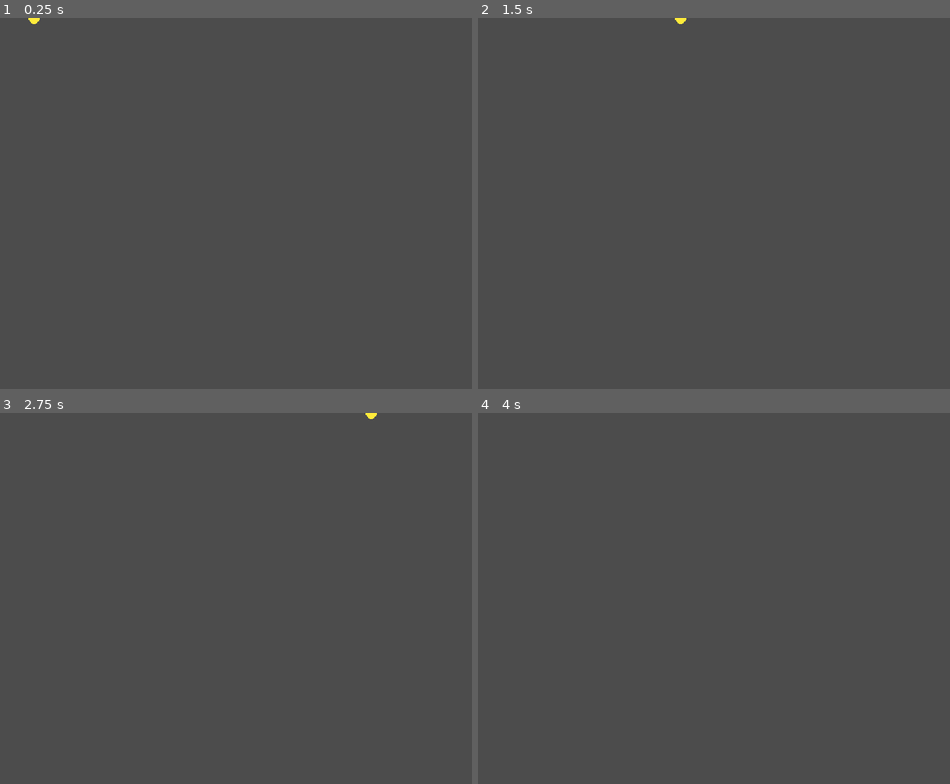
Above: before the commit, frames 1-4 (two rows, left to right).
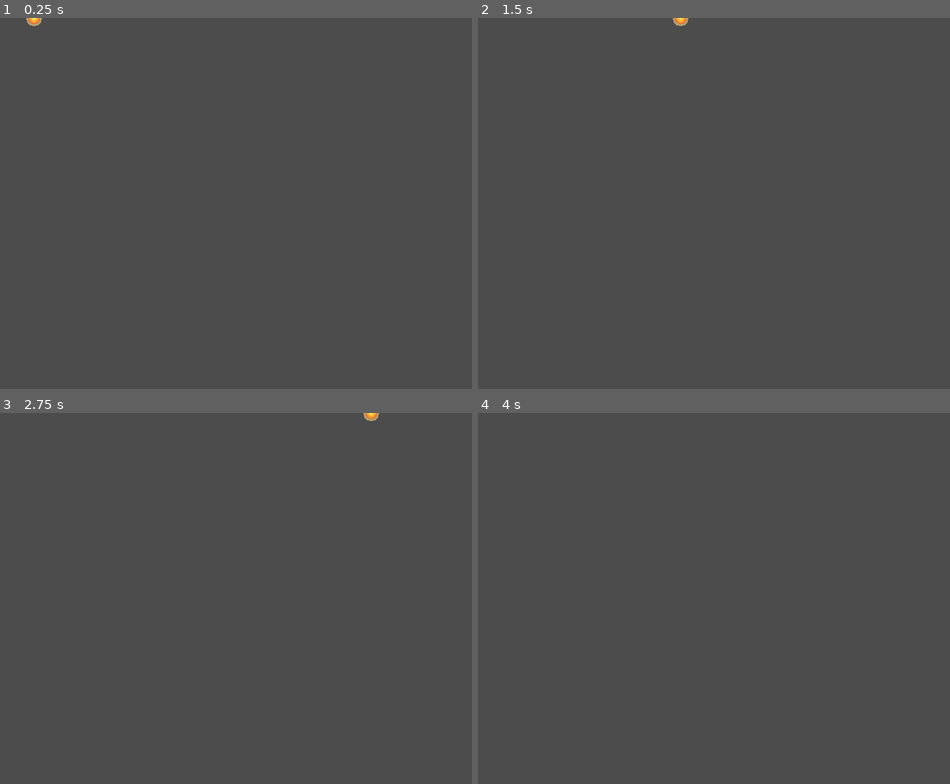
Above: after the commit, the same moments.

Repository: Liamx220/MiniJam76
Game: Godot game, scene res://enemy.tscn
Same seed, same stepped clock (60 frames per second), same inputs: the game is played once before the commit and once after it. This scene is started directly instead of the project's main scene.
Inputs:
- Up to frame 1 (0.25 s): no input
- Up to frame 2 (1.5 s): hold D (right) 0.53-1.28 s; hold A (left) from 1.28 s (still down)
- Up to frame 3 (2.75 s): release A (left) at 2.03 s; hold D (right) from 2.03 s (still down)
- Up to frame 4 (4 s): release D (right) at 3.53 s; hold A (left) from 3.53 s (still down)

The runs differ from the first frame. In frame 1, less than 0.1% of the frame differs, in the area x 5-9%, y 0-3%; in frame 2, less than 0.1%; in frame 3, less than 0.1%; in frame 4, nothing differs.

Commit message:
re-added sprites

Diff:
--- a/MiniJam76/MiniJam76/Main.tscn
+++ b/MiniJam76/MiniJam76/Main.tscn
@@ -9,25 +9,46 @@
 [ext_resource path="res://Main.gd" type="Script" id=7]
 [ext_resource path="res://Display.gd" type="Script" id=8]
 [ext_resource path="res://PressStart2P-Regular.ttf" type="DynamicFontData" id=9]
-[ext_resource path="res://pauseMenu.gd" type="Script" id=10]
+[ext_resource path="res://Sprites/stopwatch.png" type="Texture" id=10]
+[ext_resource path="res://Sprites/rad_bar_fill.png" type="Texture" id=11]
+[ext_resource path="res://Sprites/rad_bar_background.png" type="Texture" id=12]
+[ext_resource path="res://Sprites/radiation_symbol.png" type="Texture" id=13]
+[ext_resource path="res://Sprites/satellite_hit.png" type="Texture" id=14]
 
 [sub_resource type="RectangleShape2D" id=1]
 extents = Vector2( 8.29504, 17.9775 )
 
-[sub_resource type="AtlasTexture" id=2]
+[sub_resource type="AtlasTexture" id=12]
 atlas = ExtResource( 2 )
-region = Rect2( 0, 0, 31, 16 )
+region = Rect2( 0, 0, 35, 25 )
 
-[sub_resource type="AtlasTexture" id=3]
+[sub_resource type="AtlasTexture" id=13]
 atlas = ExtResource( 2 )
-region = Rect2( 31, 0, 31, 16 )
+region = Rect2( 35, 0, 35, 25 )
+
+[sub_resource type="AtlasTexture" id=9]
+atlas = ExtResource( 14 )
+region = Rect2( 0, 0, 37, 25 )
+
+[sub_resource type="AtlasTexture" id=10]
+atlas = ExtResource( 14 )
+region = Rect2( 37, 0, 37, 25 )
+
+[sub_resource type="AtlasTexture" id=11]
+atlas = ExtResource( 14 )
+region = Rect2( 74, 0, 37, 25 )
 
 [sub_resource type="SpriteFrames" id=4]
 animations = [ {
-"frames": [ SubResource( 2 ), SubResource( 3 ) ],
+"frames": [ SubResource( 12 ), SubResource( 13 ) ],
 "loop": true,
-"name": "default",
+"name": "blink",
 "speed": 1.0
+}, {
+"frames": [ SubResource( 9 ), SubResource( 10 ), SubResource( 11 ) ],
+"loop": false,
+"name": "hit",
+"speed": 5.0
 } ]
 
 [sub_resource type="RectangleShape2D" id=5]
@@ -37,18 +58,8 @@
 size = 50
 font_data = ExtResource( 9 )
 
-[sub_resource type="DynamicFont" id=7]
-size = 38
-font_data = ExtResource( 9 )
-
-[sub_resource type="DynamicFont" id=8]
-size = 91
-font_data = ExtResource( 9 )
-
 [node name="Node2D" type="Node2D"]
 script = ExtResource( 7 )
-
-[node name="spawner" parent="." instance=ExtResource( 6 )]
 
 [node name="background" type="Sprite" parent="."]
 position = Vector2( 463.215, 273.228 )
@@ -57,6 +68,8 @@
 
 [node name="earth" parent="." instance=ExtResource( 1 )]
 position = Vector2( 655.597, 188.922 )
+
+[node name="spawner" parent="." instance=ExtResource( 6 )]
 
 [node name="satellite" type="KinematicBody2D" parent="." groups=[
 "player",
@@ -71,14 +84,15 @@
 shape = SubResource( 1 )
 
 [node name="Sprite" type="AnimatedSprite" parent="satellite"]
-position = Vector2( -163.586, 1.21353 )
+position = Vector2( -168.731, 1.21353 )
 rotation = -1.5708
 scale = Vector2( 1.238, 1.238 )
 frames = SubResource( 4 )
+animation = "blink"
+frame = 1
 playing = true
 
 [node name="Area2D" type="Area2D" parent="satellite"]
-position = Vector2( 0, 2.57138 )
 
 [node name="CollisionShape2D" type="CollisionShape2D" parent="satellite/Area2D"]
 position = Vector2( -161.437, 0.429047 )
@@ -86,78 +100,45 @@
 
 [node name="Node2D" parent="." instance=ExtResource( 4 )]
 
-[node name="Timer" type="Timer" parent="."]
+[node name="Control" type="Control" parent="."]
+margin_top = 422.0
+margin_right = 950.0
+margin_bottom = 547.0
+__meta__ = {
+"_edit_use_anchors_": false
+}
 
-[node name="Display" type="Label" parent="."]
-margin_left = 5.90991
-margin_top = 464.837
-margin_right = 345.909
-margin_bottom = 549.837
+[node name="timer text" type="Label" parent="."]
+margin_left = 122.793
+margin_top = 448.436
+margin_right = 192.793
+margin_bottom = 533.437
 custom_fonts/font = SubResource( 6 )
-text = "Time"
+text = "0"
+align = 1
+valign = 1
 script = ExtResource( 8 )
 __meta__ = {
 "_edit_use_anchors_": false
 }
 
-[node name="pauseMenu" type="Control" parent="."]
-visible = false
-light_mask = 2
-margin_top = 422.0
-margin_right = 701.0
-margin_bottom = 547.0
-script = ExtResource( 10 )
-__meta__ = {
-"_edit_use_anchors_": false
-}
+[node name="timer sprite" type="Sprite" parent="."]
+position = Vector2( 80.8754, 484.612 )
+scale = Vector2( 2.99809, 2.99809 )
+texture = ExtResource( 10 )
 
-[node name="background2" type="Sprite" parent="pauseMenu"]
-visible = false
-position = Vector2( 463.215, -148.772 )
-scale = Vector2( 2.9505, 3.14692 )
-texture = ExtResource( 3 )
+[node name="Timer" type="Timer" parent="."]
 
-[node name="Button" type="Button" parent="pauseMenu"]
-pause_mode = 2
-anchor_left = 0.5
-anchor_top = 0.5
-anchor_right = 0.5
-anchor_bottom = 0.5
-margin_left = -144.0
-margin_top = -350.232
-margin_right = 144.0
-margin_bottom = -247.232
-custom_fonts/font = SubResource( 7 )
-text = "Unpause"
+[node name="rad_bar_background" type="Sprite" parent="."]
+position = Vector2( 542.42, 484.612 )
+scale = Vector2( 2.90423, 2.90423 )
+texture = ExtResource( 12 )
 
-[node name="Button2" type="Button" parent="pauseMenu"]
-pause_mode = 2
-anchor_left = 0.5
-anchor_top = 0.5
-anchor_right = 0.5
-anchor_bottom = 0.5
-margin_left = -144.0
-margin_top = -223.096
-margin_right = 144.0
-margin_bottom = -120.096
-custom_fonts/font = SubResource( 7 )
-text = "Quit"
+[node name="rad_bar_fill" type="Sprite" parent="rad_bar_background"]
+texture = ExtResource( 11 )
 
-[node name="Label" type="Label" parent="pauseMenu"]
-anchor_left = 0.5
-anchor_top = 0.5
-anchor_right = 0.5
-anchor_bottom = 0.5
-margin_left = -273.0
-margin_top = -458.566
-margin_right = 273.0
-margin_bottom = -367.566
-custom_fonts/font = SubResource( 8 )
-text = "Paused"
-align = 1
-__meta__ = {
-"_edit_use_anchors_": false
-}
+[node name="radiation_symbol" type="Sprite" parent="rad_bar_background"]
+position = Vector2( -39.2316, 0 )
+texture = ExtResource( 13 )
 [connection signal="area_entered" from="satellite/Area2D" to="satellite" method="_on_Area2D_area_entered"]
 [connection signal="timeout" from="Timer" to="." method="_on_Timer_timeout"]
-[connection signal="pressed" from="pauseMenu/Button" to="pauseMenu" method="_on_Button_pressed"]
--- a/MiniJam76/MiniJam76/enemy.tscn
+++ b/MiniJam76/MiniJam76/enemy.tscn
@@ -1,14 +1,15 @@
 [gd_scene load_steps=5 format=2]
 
-[ext_resource path="res://sun_placeHolder.png" type="Texture" id=1]
+[ext_resource path="res://Sprites/sunray.png" type="Texture" id=1]
 [ext_resource path="res://enemy.gd" type="Script" id=2]
 
-[sub_resource type="CircleShape2D" id=2]
+[sub_resource type="CircleShape2D" id=3]
 radius = 16.148
 
-[sub_resource type="RectangleShape2D" id=1]
+[sub_resource type="RectangleShape2D" id=2]
 
 [node name="enemy" type="KinematicBody2D"]
+scale = Vector2( 1.62128, 1.62128 )
 script = ExtResource( 2 )
 
 [node name="Area2D" type="Area2D" parent="." groups=[
@@ -18,12 +19,12 @@
 [node name="CollisionShape2D" type="CollisionShape2D" parent="Area2D" groups=[
 "enemy",
 ]]
-shape = SubResource( 2 )
+shape = SubResource( 3 )
 
 [node name="Sprite" type="Sprite" parent="."]
-scale = Vector2( 0.0828639, 0.0828639 )
+scale = Vector2( 0.692021, 0.692021 )
 texture = ExtResource( 1 )
 
 [node name="CollisionShape2D" type="CollisionShape2D" parent="."]
-shape = SubResource( 1 )
+shape = SubResource( 2 )
 [connection signal="area_entered" from="Area2D" to="." method="_on_Area2D_area_entered"]
--- a/MiniJam76/MiniJam76/main.tscn
+++ b/MiniJam76/MiniJam76/main.tscn
@@ -1,8 +1,144 @@
-[gd_scene load_steps=2 format=2]
+[gd_scene load_steps=24 format=2]
 
-[ext_resource path="res://sun.tscn" type="PackedScene" id=1]
+[ext_resource path="res://earth.tscn" type="PackedScene" id=1]
+[ext_resource path="res://Sprites/satellite_blink.png" type="Texture" id=2]
+[ext_resource path="res://Sprites/background.png" type="Texture" id=3]
+[ext_resource path="res://sun.tscn" type="PackedScene" id=4]
+[ext_resource path="res://player.gd" type="Script" id=5]
+[ext_resource path="res://spawner.tscn" type="PackedScene" id=6]
+[ext_resource path="res://Main.gd" type="Script" id=7]
+[ext_resource path="res://Display.gd" type="Script" id=8]
+[ext_resource path="res://PressStart2P-Regular.ttf" type="DynamicFontData" id=9]
+[ext_resource path="res://Sprites/stopwatch.png" type="Texture" id=10]
+[ext_resource path="res://Sprites/rad_bar_fill.png" type="Texture" id=11]
+[ext_resource path="res://Sprites/rad_bar_background.png" type="Texture" id=12]
+[ext_resource path="res://Sprites/radiation_symbol.png" type="Texture" id=13]
+[ext_resource path="res://Sprites/satellite_hit.png" type="Texture" id=14]
+
+[sub_resource type="RectangleShape2D" id=1]
+extents = Vector2( 8.29504, 17.9775 )
+
+[sub_resource type="AtlasTexture" id=12]
+atlas = ExtResource( 2 )
+region = Rect2( 0, 0, 35, 25 )
+
+[sub_resource type="AtlasTexture" id=13]
+atlas = ExtResource( 2 )
+region = Rect2( 35, 0, 35, 25 )
+
+[sub_resource type="AtlasTexture" id=9]
+atlas = ExtResource( 14 )
+region = Rect2( 0, 0, 37, 25 )
+
+[sub_resource type="AtlasTexture" id=10]
+atlas = ExtResource( 14 )
+region = Rect2( 37, 0, 37, 25 )
+
+[sub_resource type="AtlasTexture" id=11]
+atlas = ExtResource( 14 )
+region = Rect2( 74, 0, 37, 25 )
+
+[sub_resource type="SpriteFrames" id=4]
+animations = [ {
+"frames": [ SubResource( 12 ), SubResource( 13 ) ],
+"loop": true,
+"name": "blink",
+"speed": 1.0
+}, {
+"frames": [ SubResource( 9 ), SubResource( 10 ), SubResource( 11 ) ],
+"loop": false,
+"name": "hit",
+"speed": 5.0
+} ]
+
+[sub_resource type="RectangleShape2D" id=5]
+extents = Vector2( 10.161, 22.4356 )
+
+[sub_resource type="DynamicFont" id=6]
+size = 50
+font_data = ExtResource( 9 )
 
 [node name="Node2D" type="Node2D"]
+script = ExtResource( 7 )
 
-[node name="KinematicBody2D" parent="." instance=ExtResource( 1 )]
-position = Vector2( 0, 500 )
+[node name="background" type="Sprite" parent="."]
+position = Vector2( 463.215, 273.228 )
+scale = Vector2( 2.9505, 3.14692 )
+texture = ExtResource( 3 )
+
+[node name="earth" parent="." instance=ExtResource( 1 )]
+position = Vector2( 655.597, 188.922 )
+
+[node name="spawner" parent="." instance=ExtResource( 6 )]
+
+[node name="satellite" type="KinematicBody2D" parent="." groups=[
+"player",
+]]
+position = Vector2( 656.029, 188.651 )
+scale = Vector2( 1.38587, 1.38587 )
+z_as_relative = false
+script = ExtResource( 5 )
+
+[node name="CollisionShape2D" type="CollisionShape2D" parent="satellite"]
+position = Vector2( -161.592, 0.532471 )
+shape = SubResource( 1 )
+
+[node name="Sprite" type="AnimatedSprite" parent="satellite"]
+position = Vector2( -168.731, 1.21353 )
+rotation = -1.5708
+scale = Vector2( 1.238, 1.238 )
+frames = SubResource( 4 )
+animation = "blink"
+frame = 1
+playing = true
+
+[node name="Area2D" type="Area2D" parent="satellite"]
+
+[node name="CollisionShape2D" type="CollisionShape2D" parent="satellite/Area2D"]
+position = Vector2( -161.437, 0.429047 )
+shape = SubResource( 5 )
+
+[node name="Node2D" parent="." instance=ExtResource( 4 )]
+
+[node name="Control" type="Control" parent="."]
+margin_top = 422.0
+margin_right = 950.0
+margin_bottom = 547.0
+__meta__ = {
+"_edit_use_anchors_": false
+}
+
+[node name="timer text" type="Label" parent="."]
+margin_left = 122.793
+margin_top = 448.436
+margin_right = 192.793
+margin_bottom = 533.437
+custom_fonts/font = SubResource( 6 )
+text = "0"
+align = 1
+valign = 1
+script = ExtResource( 8 )
+__meta__ = {
+"_edit_use_anchors_": false
+}
+
+[node name="timer sprite" type="Sprite" parent="."]
+position = Vector2( 80.8754, 484.612 )
+scale = Vector2( 2.99809, 2.99809 )
+texture = ExtResource( 10 )
+
+[node name="Timer" type="Timer" parent="."]
+
+[node name="rad_bar_background" type="Sprite" parent="."]
+position = Vector2( 542.42, 484.612 )
+scale = Vector2( 2.90423, 2.90423 )
+texture = ExtResource( 12 )
+
+[node name="rad_bar_fill" type="Sprite" parent="rad_bar_background"]
+texture = ExtResource( 11 )
+
+[node name="radiation_symbol" type="Sprite" parent="rad_bar_background"]
+position = Vector2( -39.2316, 0 )
+texture = ExtResource( 13 )
+[connection signal="area_entered" from="satellite/Area2D" to="satellite" method="_on_Area2D_area_entered"]
+[connection signal="timeout" from="Timer" to="." method="_on_Timer_timeout"]
--- a/MiniJam76/MiniJam76/project.godot
+++ b/MiniJam76/MiniJam76/project.godot
@@ -38,11 +38,6 @@
 , Object(InputEventKey,"resource_local_to_scene":false,"resource_name":"","device":0,"alt":false,"shift":false,"control":false,"meta":false,"command":false,"pressed":false,"scancode":16777233,"unicode":0,"echo":false,"script":null)
  ]
 }
-pause={
-"deadzone": 0.5,
-"events": [ Object(InputEventKey,"resource_local_to_scene":false,"resource_name":"","device":0,"alt":false,"shift":false,"control":false,"meta":false,"command":false,"pressed":false,"scancode":80,"unicode":0,"echo":false,"script":null)
- ]
-}
 
 [rendering]
 
Not shown: 1 places in MiniJam76/MiniJam76/Main.tscn that only renumber resources
Binary file changed: MiniJam76/MiniJam76/Sprites/satellite_blink.png
Binary file added: MiniJam76/MiniJam76/Sprites/satellite_hit.png
Not shown, added: MiniJam76/MiniJam76/Sprites/satellite_hit.png.import
Binary file added: MiniJam76/MiniJam76/Sprites/stopwatch.png
Not shown, added: MiniJam76/MiniJam76/Sprites/stopwatch.png.import
Binary file added: MiniJam76/MiniJam76/Sprites/sunray.png
Not shown, added: MiniJam76/MiniJam76/Sprites/sunray.png.import
